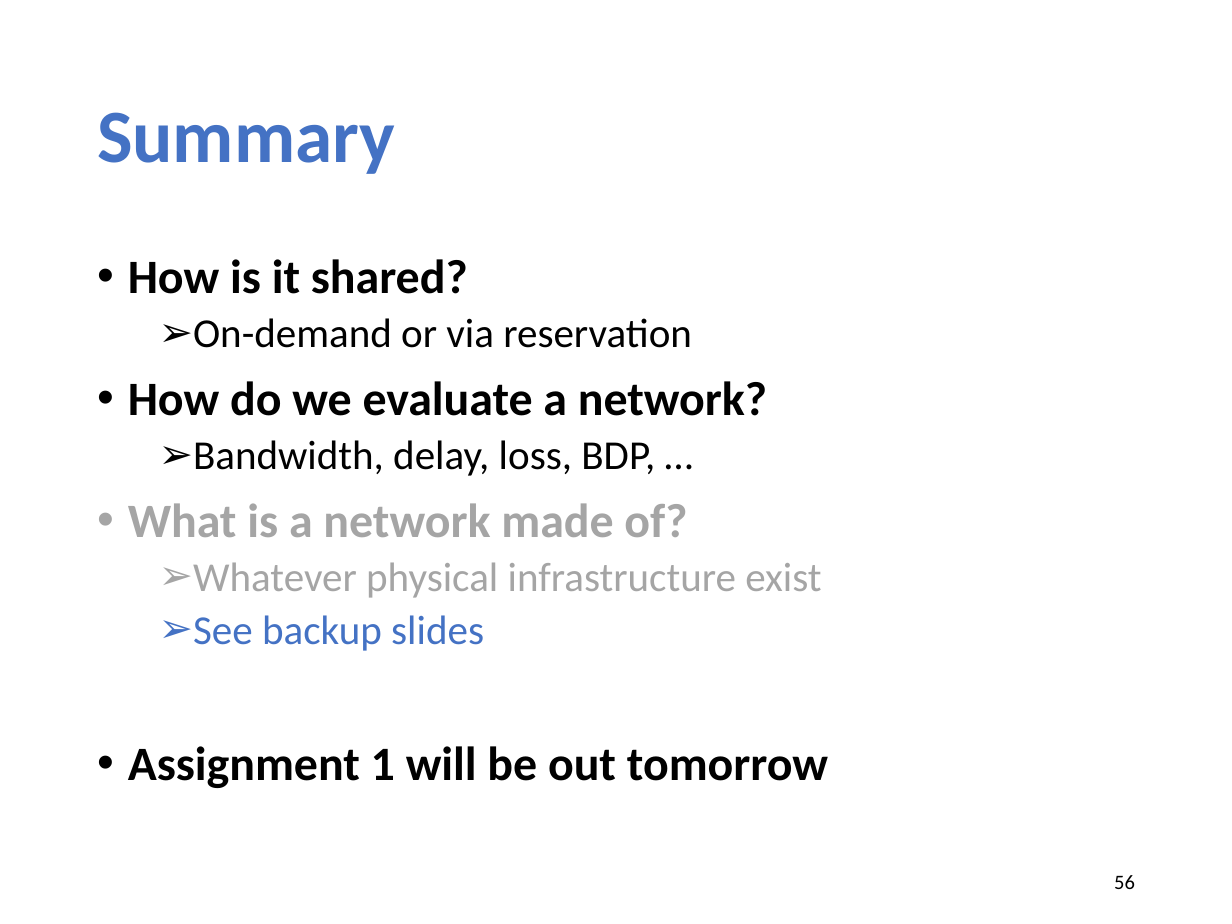
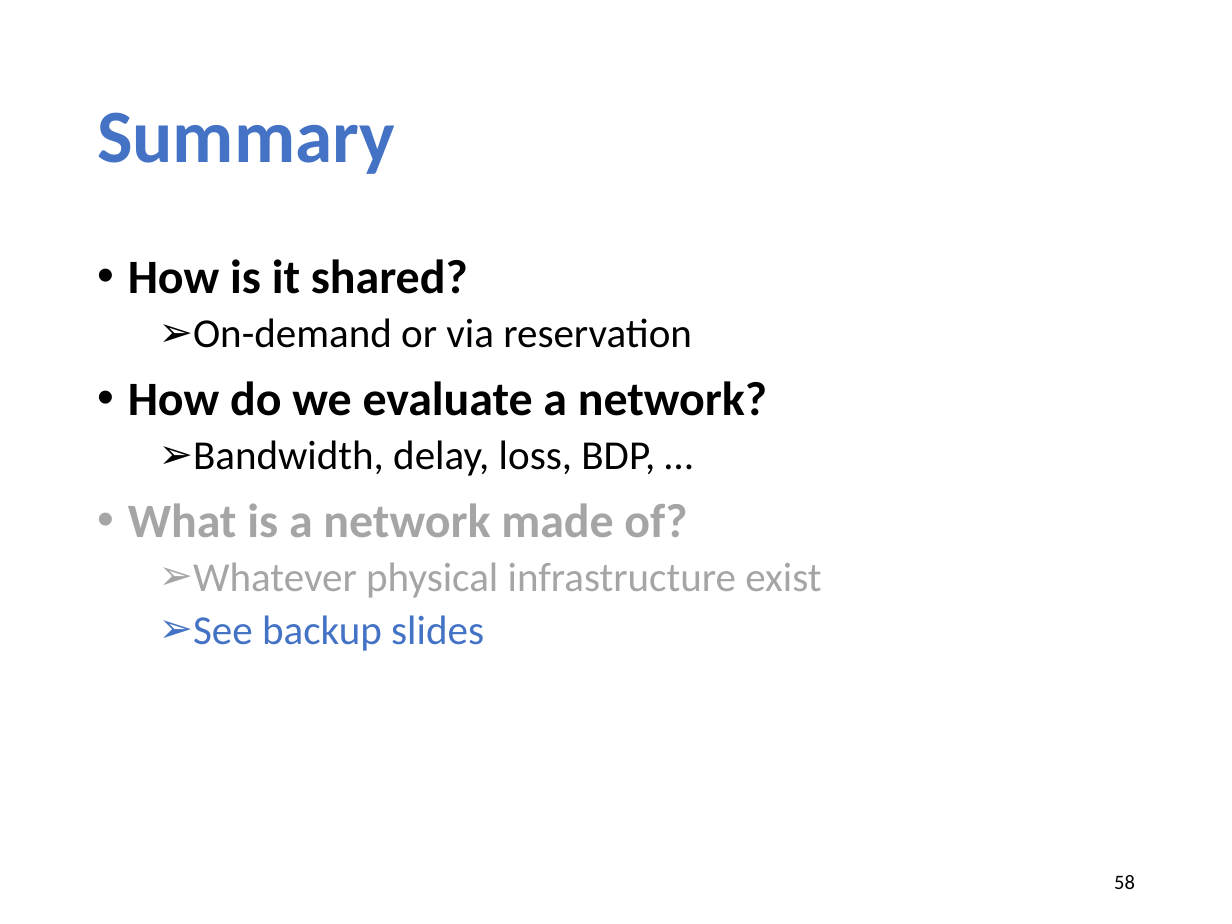
Before and after one commit to xinjin/course-net, a slide deck: slide 58 of slides/lec02_basic.pptx (slide 56 before the commit). Drawn at 1232x924 pixels with LibreOffice and Linux fonts; fonts in the diff are those of the drawing. Boxes give left, top, right and bottom in pixels: in the first picture for what was removed or moved away, otherwise in the second. Text is boxed around its words. In the diff, an @@ line names an element or a change of style, - is before the commit and + after.

```diff
--- a/slides/lec02_basic.pptx
+++ b/slides/lec02_basic.pptx
@@ text at (128, 746, 828, 788): paragraph removed @@
-• Assignment 1 will be out tomorrow
@@ page number at (1114, 875, 1135, 889): text changed @@
-56
+58
```
Also in this commit, not shown: 3 other slides changed, 2 slides added, 1 other file.
